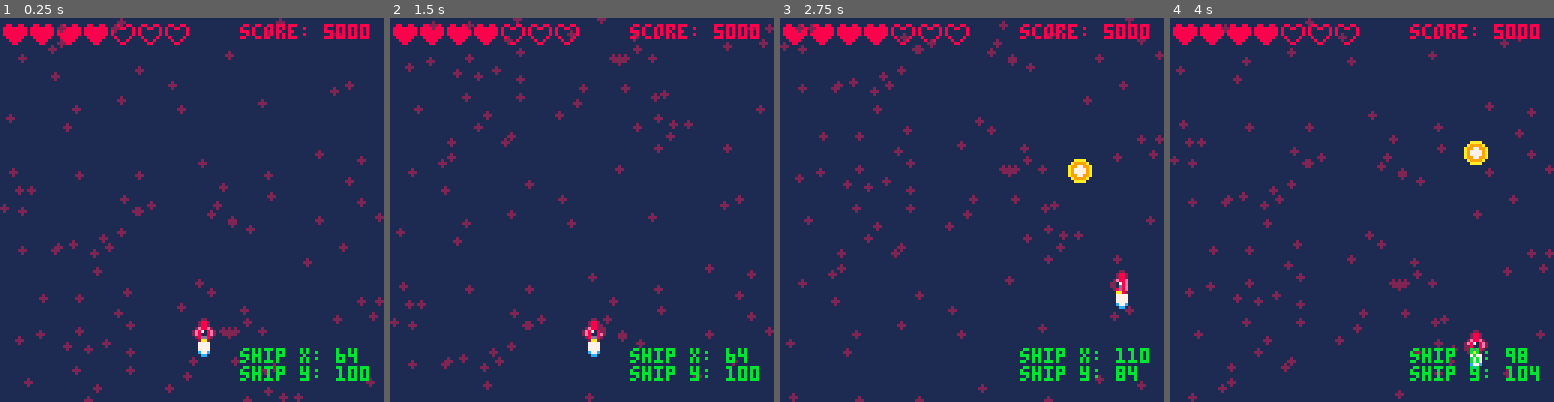
Above: before the commit, frames 1-4 (left to right).
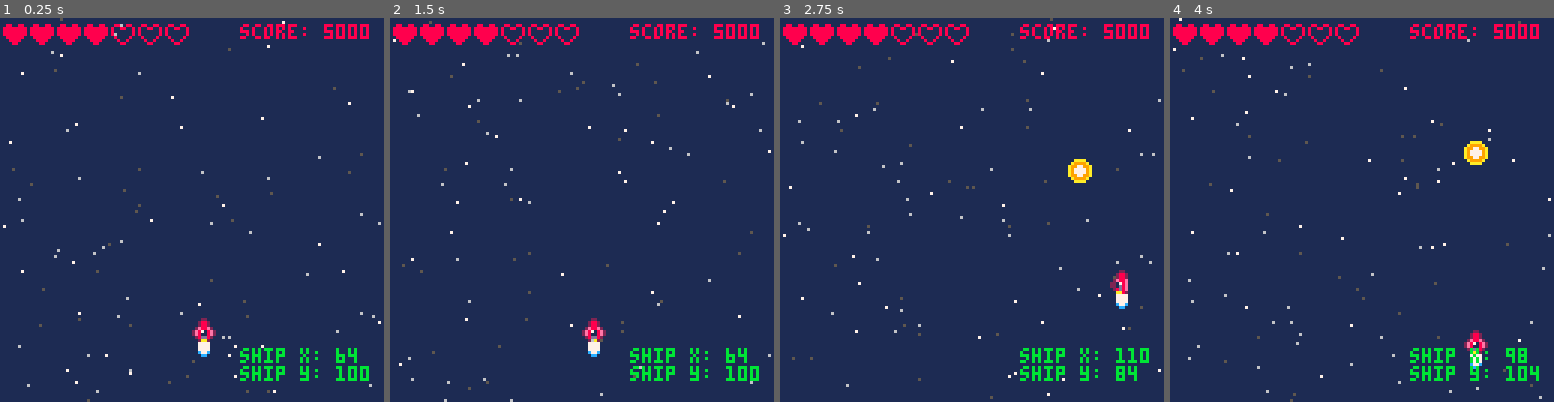
Above: after the commit, the same moments.

Repository: chihirotange/pico8
Game: PICO-8 cartridge shmup/main.p8
Two runs of this game, one before a commit and one after it. Both use one fixed random seed, a clock stepped at 60 frames per second and the inputs below.
Inputs:
- Up to frame 1 (0.25 s): no input
- Up to frame 2 (1.5 s): tap O (Z key) at 0.7 s
- Up to frame 3 (2.75 s): hold Right 1.6-2.1 s; tap O (Z key) at 1.7, 2.1, 2.5 s; hold Up 2.15-2.42 s; hold Right from 2.47 s (still down)
- Up to frame 4 (4 s): tap O (Z key) at 2.9, 3.3, 3.7 s; release Right at 3.03 s; hold Left 3.08-3.58 s; hold Down 3.63-3.97 s

The runs differ from the first frame. In frame 1, 3.3% of the frame differs, in the area x 0-100%, y 0-100%; in frame 2, 3.4%; in frame 3, 3.5%; in frame 4, 3.5%.

Commit message:
improved starfield visual

Diff:
--- a/shmup/shmup.lua
+++ b/shmup/shmup.lua
@@ -31,10 +31,12 @@
     --starfield
     stars_x = {}
     stars_y = {}
+    stars_sp = {}
 
     for i=1,100 do
         add(stars_x,rnd(127))
         add(stars_y,rnd(127))
+        add(stars_sp,rnd(1.5)+0.5)
     end
 end
 
@@ -102,6 +104,7 @@
 function _draw()
     cls(1)
     spr(ship_current_spr,ship_x,ship_y)
+    Starfield_Draw()
 
     --flame
     current_flame_spr += 1
@@ -127,7 +130,6 @@
     end
 
     --starfield
-    Starfield_Draw()
 
     print("score: "..score, 80,2, 8)
     debug(80,110)
--- a/shmup/starfield.lua
+++ b/shmup/starfield.lua
@@ -1,15 +1,24 @@
 function Starfield_Update()
    for i=1,#stars_y do
-        if(stars_y[i]<128) then
-            stars_y[i] = stars_y[i] + 1
+        local sy = stars_y[i]
+        if(sy<128) then
+            sy = sy + stars_sp[i]
         else
-            stars_y[i] = 0
+            sy = 0
         end
+        stars_y[i] = sy
    end
 end
 
 function Starfield_Draw()
     for i=1,#stars_x do
-        circfill(stars_x[i], stars_y[i], 1,2)
+        sp = stars_sp[i]
+        sc = 7
+        if (sp < 1) then
+            sc = 5
+        elseif (sp < 1.5) then
+            sc = 6
+        end
+        pset(stars_x[i], stars_y[i], sc)
     end
 end
Not shown, changed: the sound effects (__sfx__) section of shmup/main.p8
